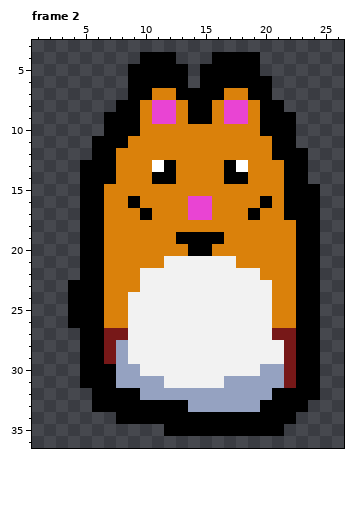
File history of a pixel-art file, raw_sprites/player/dsad.ase. Above: the version before the commit.
30x40 pixels, 2 frames. Shown: frame 2: x 1..26, y 3..36. The commit also changed other frames, which this record leaves out.
The result:
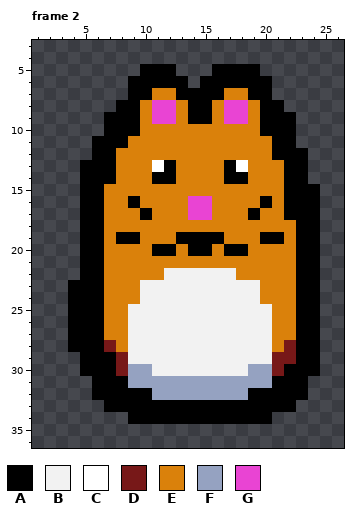
Palette (. is transparent): A #000000  B #f2f2f2  C #ffffff  D #771818  E #da810b  F #95a2c1  G #e944d3
Change:
--- frame 2
@@ x 7..21 @@
  3 ...............
- 4 ...AAA...AAAA..
- 5 ..AAAAA.AAAAA..
+ 4 ...............
+ 5 ...AAA...AAAA..
  6 ..AAAAA.AAAAAA.
@@ x 1..26 @@
 18 ....AAEEEEEEEEEEEEEEEEAA..
-19 ....AAEEEEEEAAAAEEEEEEAA..
-20 ....AAEEEEEEEAAEEEEEEEAA..
-21 ....AAEEEEEBBBBBBEEEEEAA..
-22 ....AAEEEBBBBBBBBBBEEEAA..
-23 ...AAAEEEBBBBBBBBBBBEEAA..
-24 ...AAAEEBBBBBBBBBBBBEEAA..
+19 ....AAEAAEEEAAAAEEEAAEAA..
+20 ....AAEEEEAAEAAEAAEEEEAA..
+21 ....AAEEEEEEEEEEEEEEEEAA..
+22 ....AAEEEEEBBBBBBEEEEEAA..
+23 ...AAAEEEBBBBBBBBBBEEEAA..
+24 ...AAAEEEBBBBBBBBBBEEEAA..
 25 ...AAAEEBBBBBBBBBBBBEEAA..
 26 ...AAAEEBBBBBBBBBBBBEEAA..
-27 ....AADDBBBBBBBBBBBBDDAA..
-28 ....AADFBBBBBBBBBBBBBDAA..
-29 ....AADFBBBBBBBBBBBBBDAA..
-30 ....AAAFFBBBBBBBBBBFFDAA..
-31 ....AAAFFFFBBBBBFFFFFDAA..
-32 .....AAAAFFFFFFFFFFFAAAA..
-33 .....AAAAAAAAFFFFFFAAAA...
-34 .......AAAAAAAAAAAAAAA....
-35 ...........AAAAAAAAAA.....
+27 ...AAAEEBBBBBBBBBBBBEEAA..
+28 ...AAADEBBBBBBBBBBBBEDAA..
+29 ....AAADBBBBBBBBBBBBDDAA..
+30 ....AAADFFBBBBBBBBFFDAAA..
+31 .....AAAFFFFFFFFFFFFAAA...
+32 .....AAAAAFFFFFFFFAAAAA...
+33 ......AAAAAAAAAAAAAAAA....
+34 ........AAAAAAAAAAAA......
+35 ..........................
 36 ..........................
